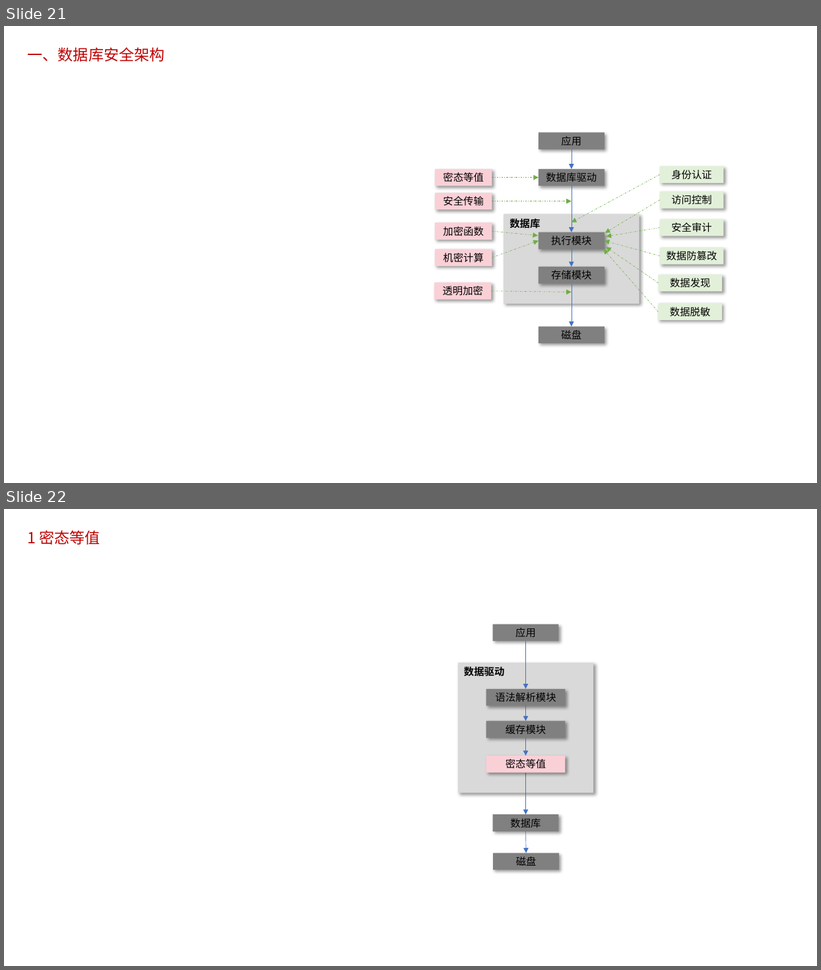
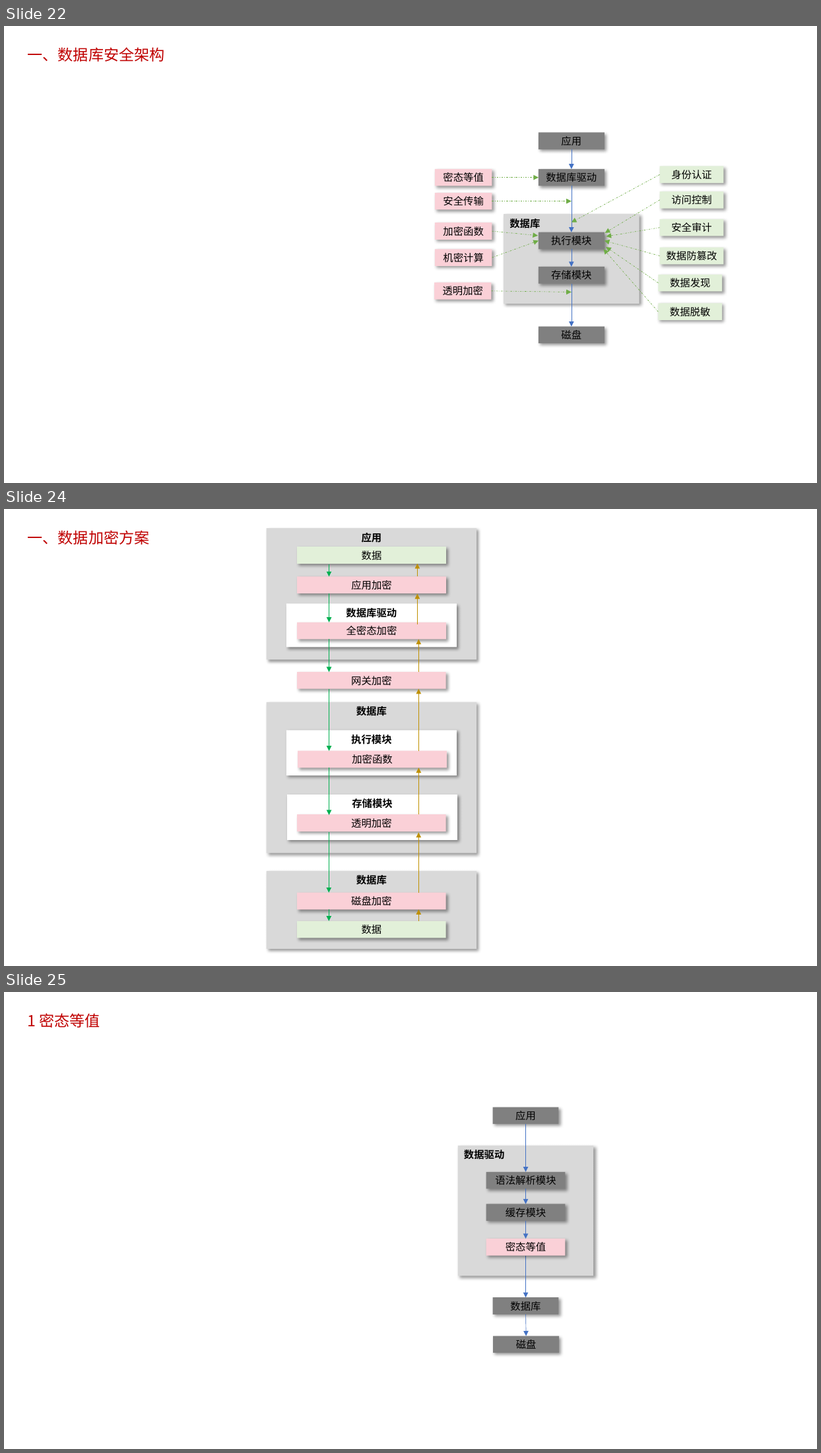
Before and after one commit to poorkk/lorand, a slide deck: source/doc/数据库安全.pptx. Shown one above the other, each under a label of ours: slides 21 and 22 before the commit, slides 22, 24 and 25 after it; the slides between them are not shown. The pictures are 821x970 and 821x1453 pixels, drawn with LibreOffice and Linux fonts; fonts in the diff are those of the drawing. Boxes give left, top, right and bottom in pixels: in the first picture for what was removed or moved away, otherwise in the second. Text is boxed around its words. In the diff, an @@ line names an element or a change of style, - is before the commit and + after.

```diff
--- a/source/doc/数据库安全.pptx
+++ b/source/doc/数据库安全.pptx
@@ slide 24 added at (4, 509, 817, 966), background #FFFFFF @@
@@ text added at (28, 530, 150, 545), 18 pt, text #C00000 @@
+一、数据加密方案
@@ rectangle added at (266, 529, 477, 660), fill #D9D9D9, 12 pt, text #000000, bold @@
+应用
@@ rectangle added at (298, 547, 446, 564), fill #E2F0D9, 12 pt, text #000000 @@
+数据
@@ arrow added from (329, 564) to (329, 577), #00B050 0.5 pt @@
@@ arrow added from (418, 577) to (418, 564), #BF9000 0.5 pt @@
@@ rectangle added at (298, 577, 446, 593), fill #FAD0D7, 12 pt, text #000000 @@
+应用加密
@@ rectangle added at (286, 603, 457, 647), fill #FFFFFF, 12 pt, text #000000, bold @@
+数据库驱动
@@ arrow added from (329, 593) to (329, 623), #00B050 0.5 pt @@
@@ arrow added from (418, 625) to (418, 593), #BF9000 0.5 pt @@
@@ rectangle added at (298, 623, 446, 640), fill #FAD0D7, 12 pt, text #000000 @@
+全密态加密
@@ arrow added from (329, 640) to (329, 672), #00B050 0.5 pt @@
@@ arrow added from (418, 672) to (418, 640), #BF9000 0.5 pt @@
@@ rectangle added at (298, 672, 446, 689), fill #FAD0D7, 12 pt, text #000000 @@
+网关加密
@@ rectangle added at (266, 702, 477, 854), fill #D9D9D9, 12 pt, text #000000, bold @@
+数据库
@@ arrow added from (329, 689) to (329, 751), #00B050 0.5 pt @@
@@ arrow added from (418, 751) to (418, 689), #BF9000 0.5 pt @@
@@ rectangle added at (286, 730, 457, 776), fill #FFFFFF, 12 pt, text #000000, bold @@
+执行模块
@@ rectangle added at (298, 751, 447, 768), fill #FAD0D7, 12 pt, text #000000 @@
+加密函数
@@ arrow added from (329, 768) to (329, 815), #00B050 0.5 pt @@
@@ arrow added from (418, 815) to (418, 768), #BF9000 0.5 pt @@
@@ rectangle added at (287, 795, 457, 841), fill #FFFFFF, 12 pt, text #000000, bold @@
+存储模块
@@ rectangle added at (298, 815, 446, 832), fill #FAD0D7, 12 pt, text #000000 @@
+透明加密
@@ arrow added from (329, 833) to (329, 893), #00B050 0.5 pt @@
@@ arrow added from (418, 893) to (418, 833), #BF9000 0.5 pt @@
@@ rectangle added at (266, 871, 477, 949), fill #D9D9D9, 12 pt, text #000000, bold @@
+数据库
@@ rectangle added at (298, 893, 446, 910), fill #FAD0D7, 12 pt, text #000000 @@
+磁盘加密
@@ rectangle added at (298, 921, 446, 939), fill #E2F0D9, 12 pt, text #000000 @@
+数据
@@ arrow added from (329, 910) to (329, 921), #00B050 0.5 pt @@
@@ arrow added from (418, 921) to (418, 910), #BF9000 0.5 pt @@
@@ what was slide 21 is now slide 22 @@
@@ what was slide 22 is now slide 25 @@
```
Also in this commit, not shown: 2 slides changed, 2 other slides added.
